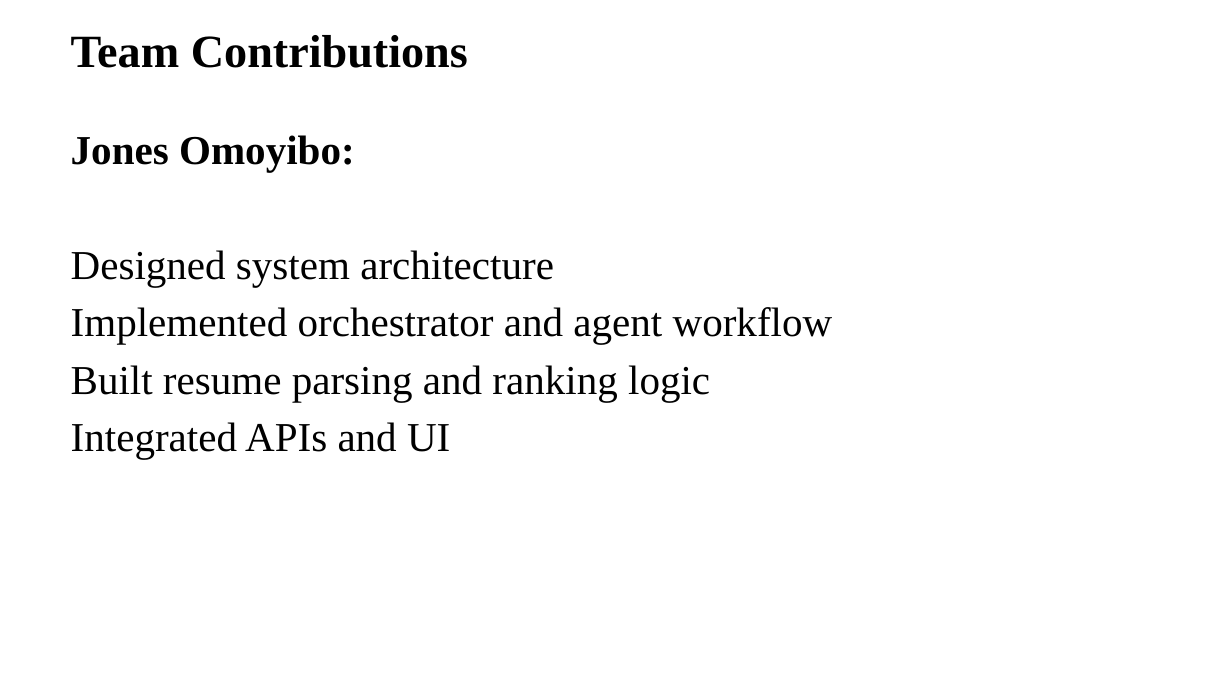
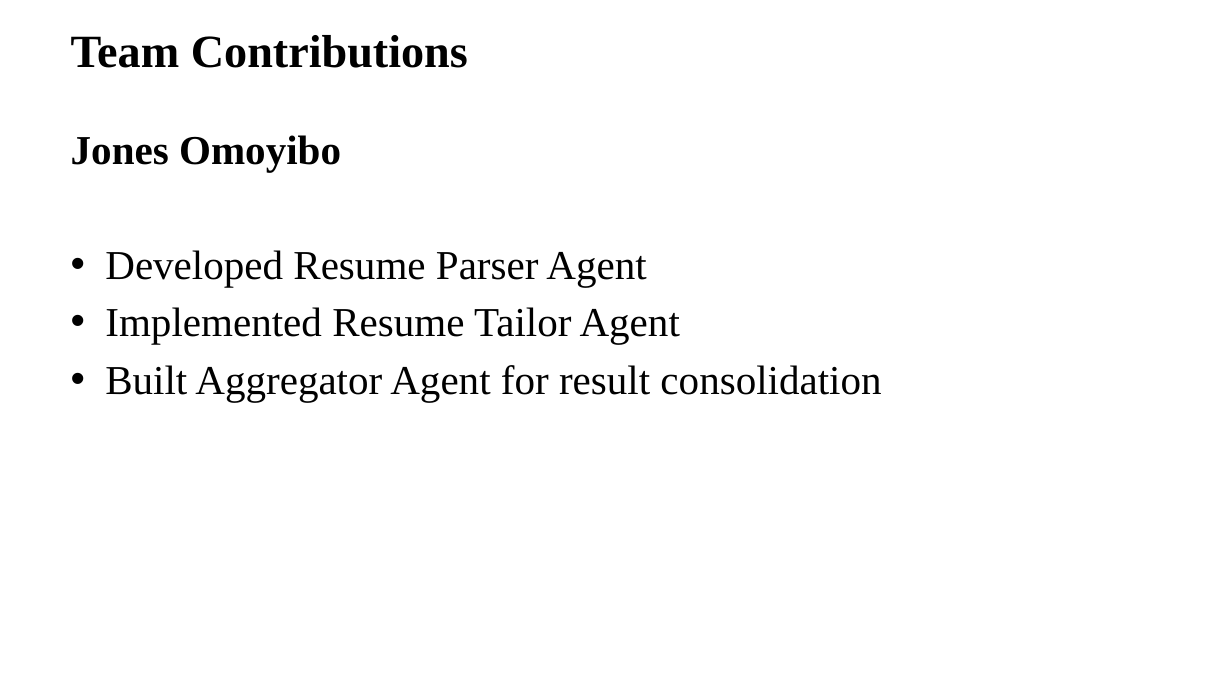
Before and after one commit to AMS-JR/ai-career-assistant, a slide deck: slide 29 of docs/presentation.pptx (slide 16 before the commit). Drawn at 1232x693 pixels with LibreOffice and Linux fonts; fonts in the diff are those of the drawing; background and template pictures are left out. Boxes give left, top, right and bottom in pixels: in the first picture for what was removed or moved away, otherwise in the second. Text is boxed around its words. In the diff, an @@ line names an element or a change of style, - is before the commit and + after.

```diff
--- a/docs/presentation.pptx
+++ b/docs/presentation.pptx
@@ text at (71,135,881,402): text changed @@
-Jones Omoyibo:
-Designed system architecture
-Implemented orchestrator and agent workflow
-Built resume parsing and ranking logic
-Integrated APIs and UI
+Jones Omoyibo
+• Developed Resume Parser Agent
+• Implemented Resume Tailor Agent
+• Built Aggregator Agent for result consolidation
```
Also in this commit, not shown: 13 other slides changed, 14 slides added, 8 other files.
